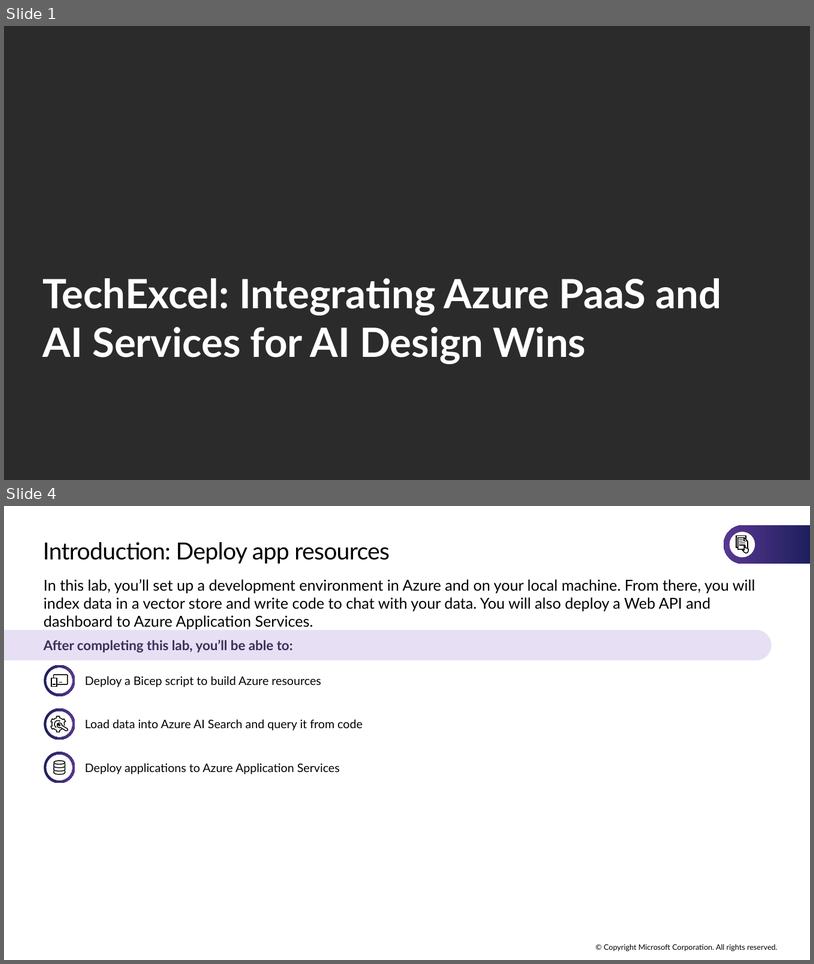
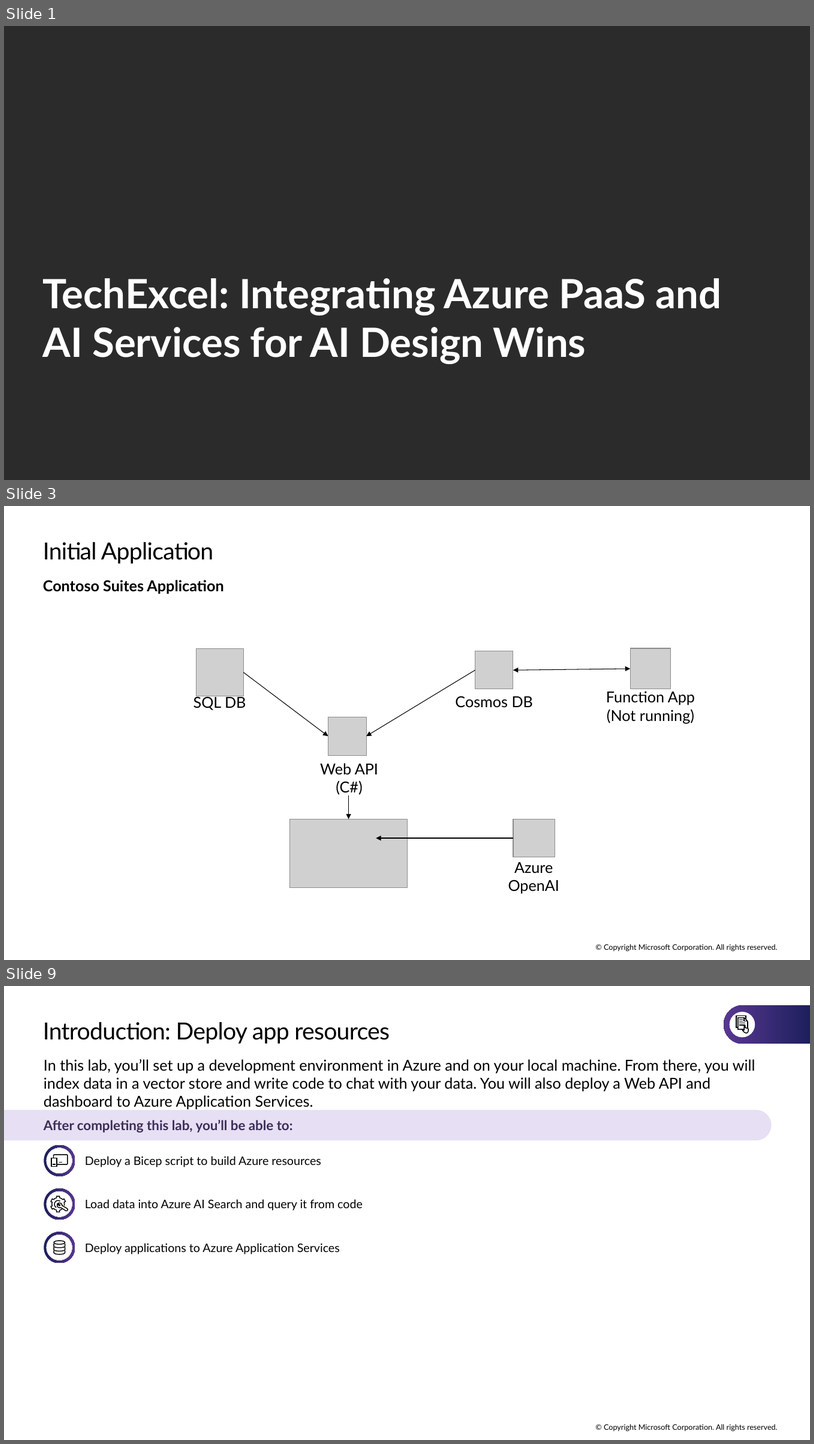
Before and after one commit to microsoft/TechExcel-Integrating-Azure-PaaS-and-AI-Services-for-AI-Design-Wins, a slide deck: slides/Lab Slides.pptx. Shown one above the other, each under a label of ours: slides 1 and 4 before the commit, slides 1, 3 and 9 after it; the slides between them are not shown. The pictures are 814x964 and 814x1444 pixels, drawn with LibreOffice and Linux fonts; fonts in the diff are those of the drawing; grey boxes stand for pictures; background and template pictures are left out; a plain dark background stands for a picture behind light text. Boxes give left, top, right and bottom in pixels: in the first picture for what was removed or moved away, otherwise in the second. Text is boxed around its words. In the diff, an @@ line names an element or a change of style, - is before the commit and + after.

```diff
--- a/slides/Lab Slides.pptx
+++ b/slides/Lab Slides.pptx
@@ slide 3 added at box(4, 506, 810, 960), background #FFFFFF; not listed: 1 template element that a slide beside it also shows @@
@@ title added at box(43, 542, 213, 564), 28 pt, text #000000 @@
+Initial Application
@@ text added at box(43, 580, 224, 594), 18 pt, text #000000, bold @@
+Contoso Suites Application
@@ picture added at box(196, 648, 243, 696) @@
@@ picture added at box(631, 648, 671, 688) @@
@@ picture added at box(475, 651, 513, 690) @@
@@ arrow added from (243, 672) to (328, 736), #000000 0.75 pt @@
@@ arrow added from (475, 670) to (366, 736), #000000 0.75 pt @@
@@ double arrow added from (513, 670) to (631, 669), #000000 0.75 pt @@
@@ text added at box(194, 695, 246, 710), 18 pt, text #000000 @@
+SQL DB
@@ text added at box(455, 696, 533, 708), 18 pt, text #000000 @@
+Cosmos DB
@@ text added at box(606, 691, 695, 723), 18 pt, text #000000 @@
+Function App
+(Not running)
@@ picture added at box(328, 717, 366, 755) @@
@@ text added at box(320, 763, 378, 795), 18 pt, text #000000 @@
+Web API
+(C#)
@@ arrow added from (349, 795) to (349, 819), #000000 0.75 pt @@
@@ picture added at box(290, 819, 408, 887) @@
@@ picture added at box(513, 819, 555, 857) @@
@@ arrow added from (513, 838) to (376, 838), #000000 0.75 pt @@
@@ text added at box(509, 862, 560, 894), 18 pt, text #000000 @@
+Azure
+OpenAI
@@ what was slide 4 is now slide 9 @@
```
Also in this commit, not shown: 1 slide changed, 4 other slides added.
